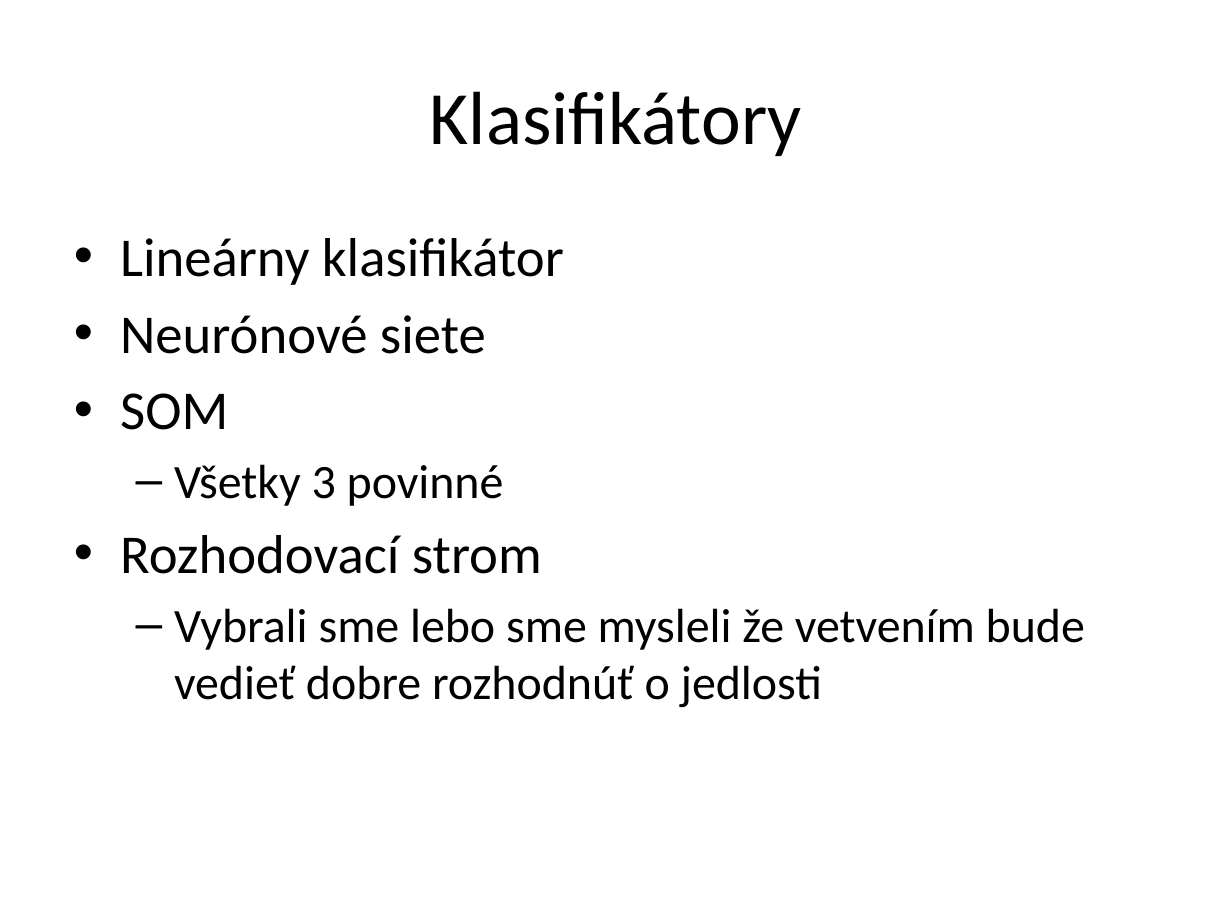
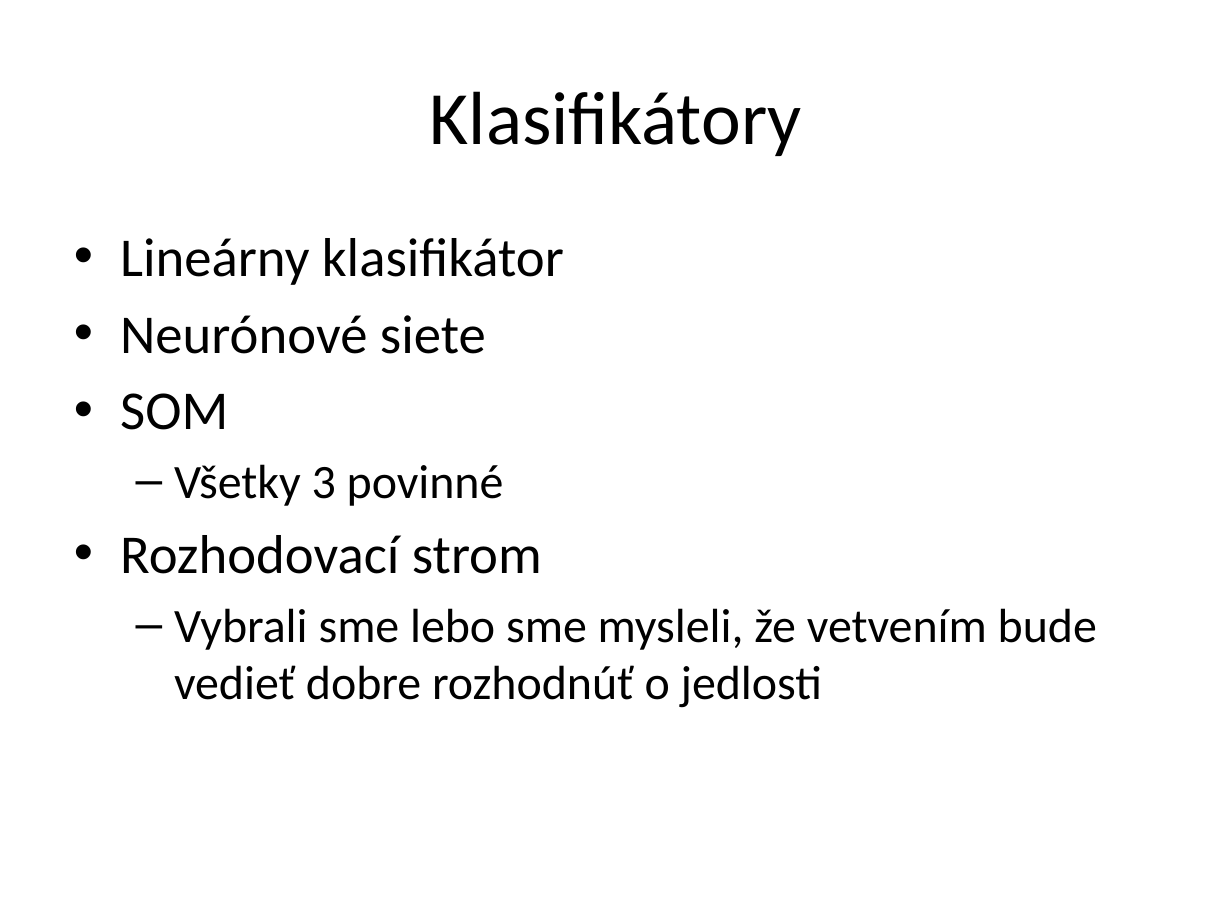
Before and after one commit to misop/ro, a slide deck: slide 7 of prezentacia.pptx (slide 5 before the commit). Drawn at 1232x924 pixels with LibreOffice and Linux fonts; fonts in the diff are those of the drawing. Boxes give left, top, right and bottom in pixels: in the first picture for what was removed or moved away, otherwise in the second. Text is boxed around its words. In the diff, an @@ line names an element or a change of style, - is before the commit and + after.

```diff
--- a/prezentacia.pptx
+++ b/prezentacia.pptx
@@ text at [174, 608, 1097, 708]: text changed @@
-  – Vybrali sme lebo sme mysleli že vetvením bude vedieť dobre rozhodnúť o jedlosti
+  – Vybrali sme lebo sme mysleli, že vetvením bude vedieť dobre rozhodnúť o jedlosti
```
Also in this commit, not shown: 7 other slides changed, 2 slides added, 7 other files.
